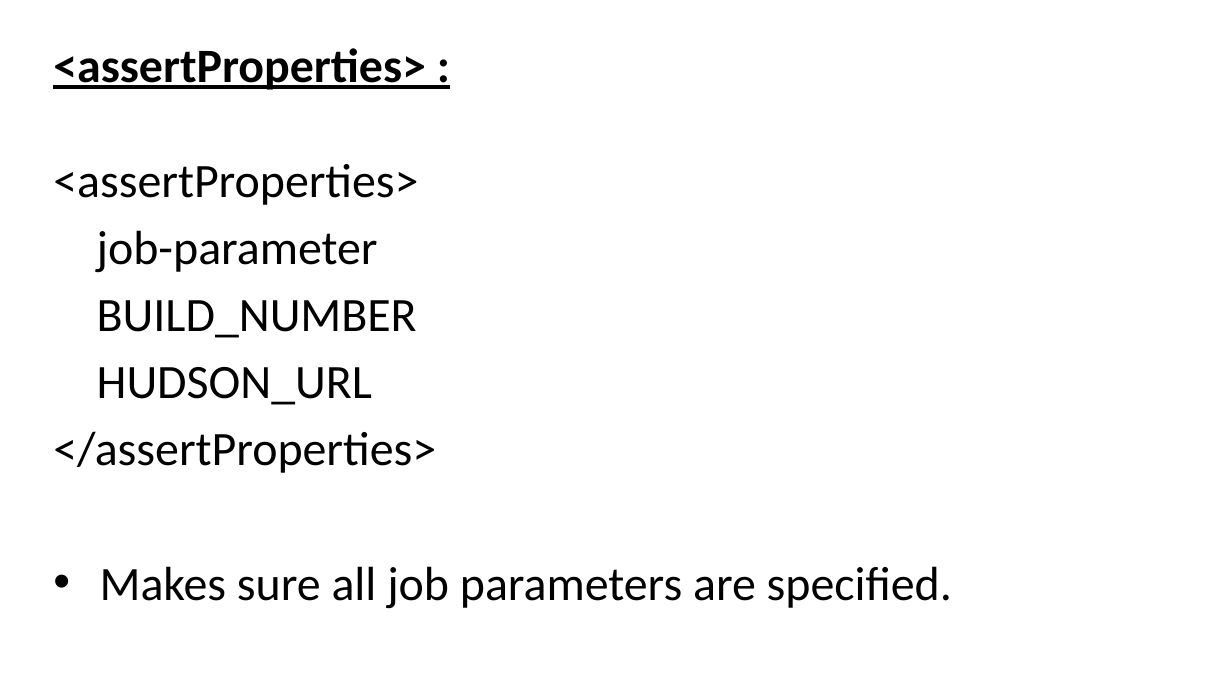
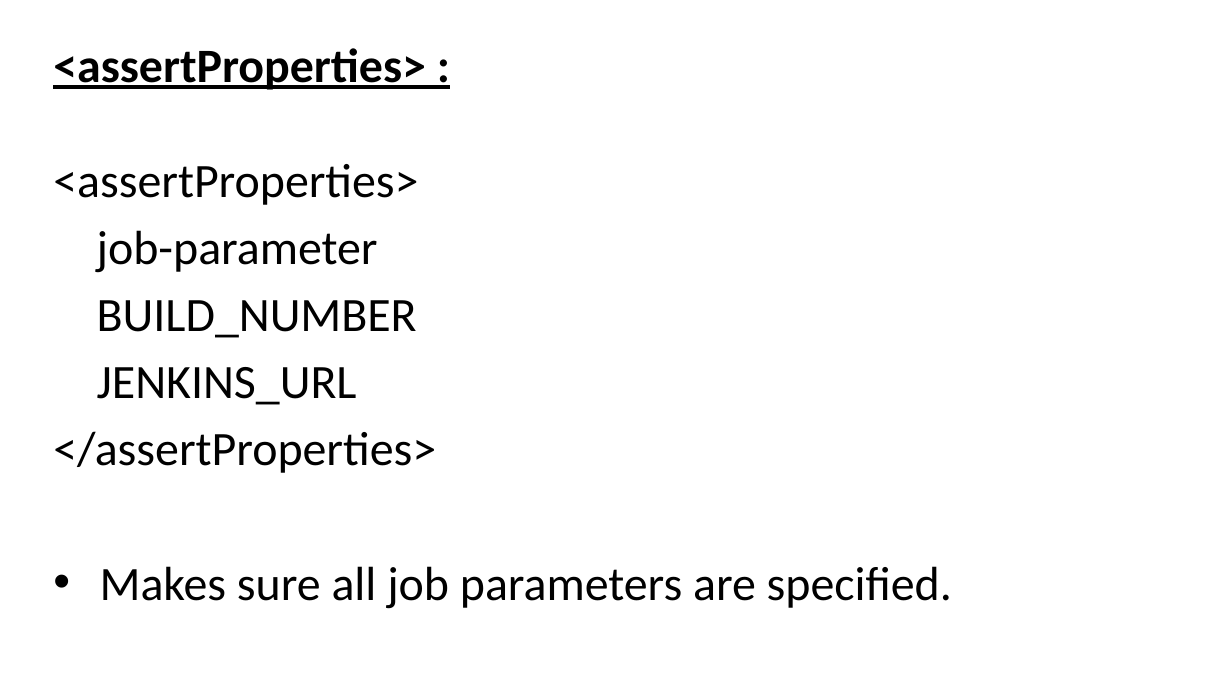
Before and after one commit to evgeny-goldin/maven-plugins, a slide deck: slide 72 of maven-plugins.pptx. Drawn at 1232x693 pixels with LibreOffice and Linux fonts; fonts in the diff are those of the drawing; background and template pictures are left out. Boxes give left, top, right and bottom in pixels: in the first picture for what was removed or moved away, otherwise in the second. Text is boxed around its words. In the diff, an @@ line names an element or a change of style, - is before the commit and + after.

Commit message:
Presentation update: Hudson => Jenkins

```diff
--- a/maven-plugins.pptx
+++ b/maven-plugins.pptx
@@ text at (97, 367, 357, 405): text changed @@
-HUDSON_URL
+JENKINS_URL
```
Also in this commit, not shown: 5 other slides changed.
